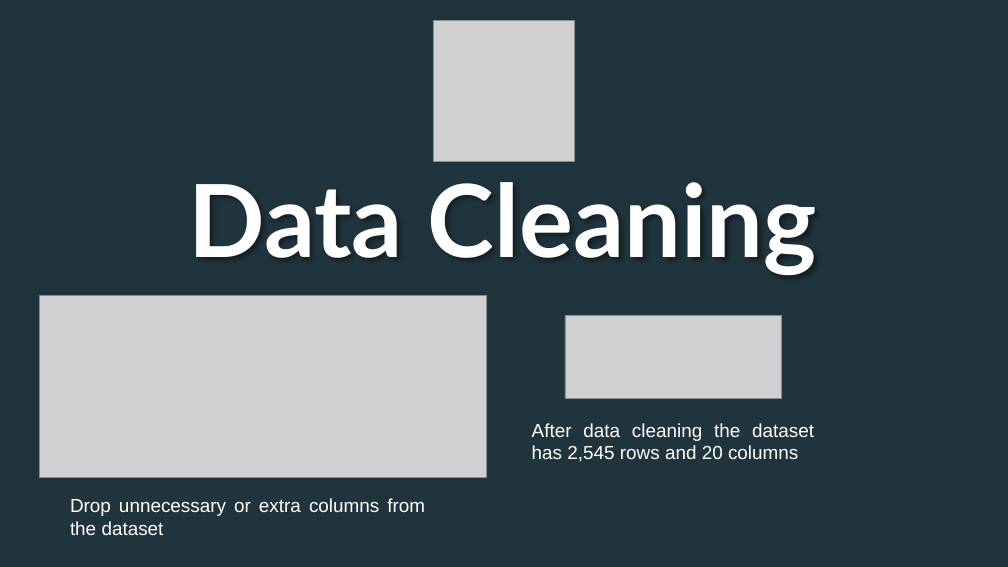
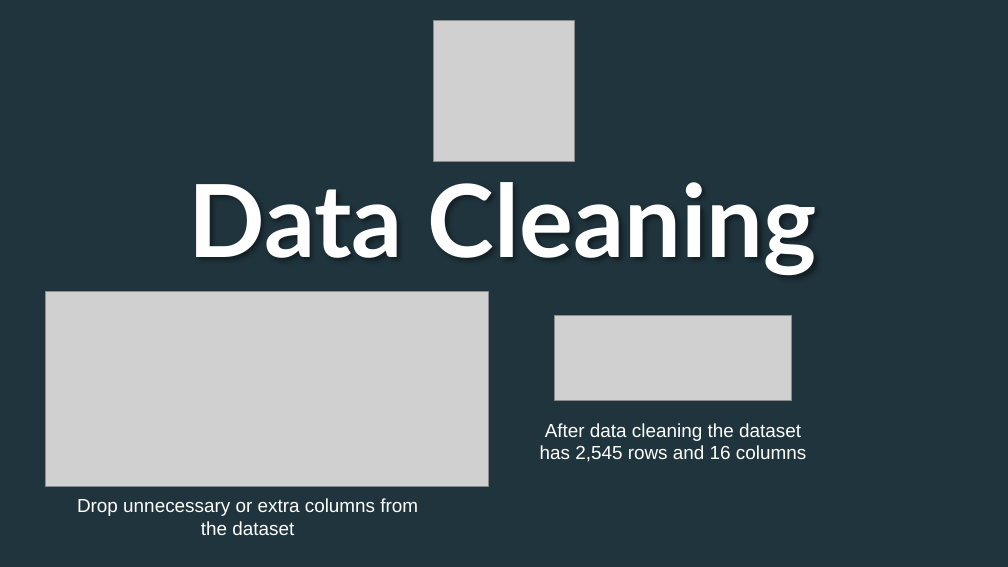
Before and after one commit to F1a23/Python_Team, a slide deck: slide 11 of Project1/Presentation1.pptx. Drawn at 1008x567 pixels with LibreOffice and Linux fonts; fonts in the diff are those of the drawing; grey boxes stand for pictures; background and template pictures are left out; a plain dark background stands for a picture behind light text. Boxes give left, top, right and bottom in pixels: in the first picture for what was removed or moved away, otherwise in the second. Text is boxed around its words. In the diff, an @@ line names an element or a change of style, - is before the commit and + after.

```diff
--- a/Project1/Presentation1.pptx
+++ b/Project1/Presentation1.pptx
@@ picture: place and size @@
-picture at bbox=[39, 296, 486, 477]
+picture at bbox=[45, 292, 488, 486]
@@ picture: place and size @@
-picture at bbox=[565, 315, 781, 399]
+picture at bbox=[555, 315, 792, 401]
@@ text at bbox=[540, 423, 806, 462]: text changed @@
-After data cleaning the dataset has 2,545 rows and 20 columns
+After data cleaning the dataset has 2,545 rows and 16 columns
@@ text "Drop unnecessary or extra columns ..." at bbox=[77, 498, 418, 535]: alignment justified to centre @@
```
Also in this commit, not shown: 13 other slides changed, 8 slides added, 6 slides removed, 3 other files.
